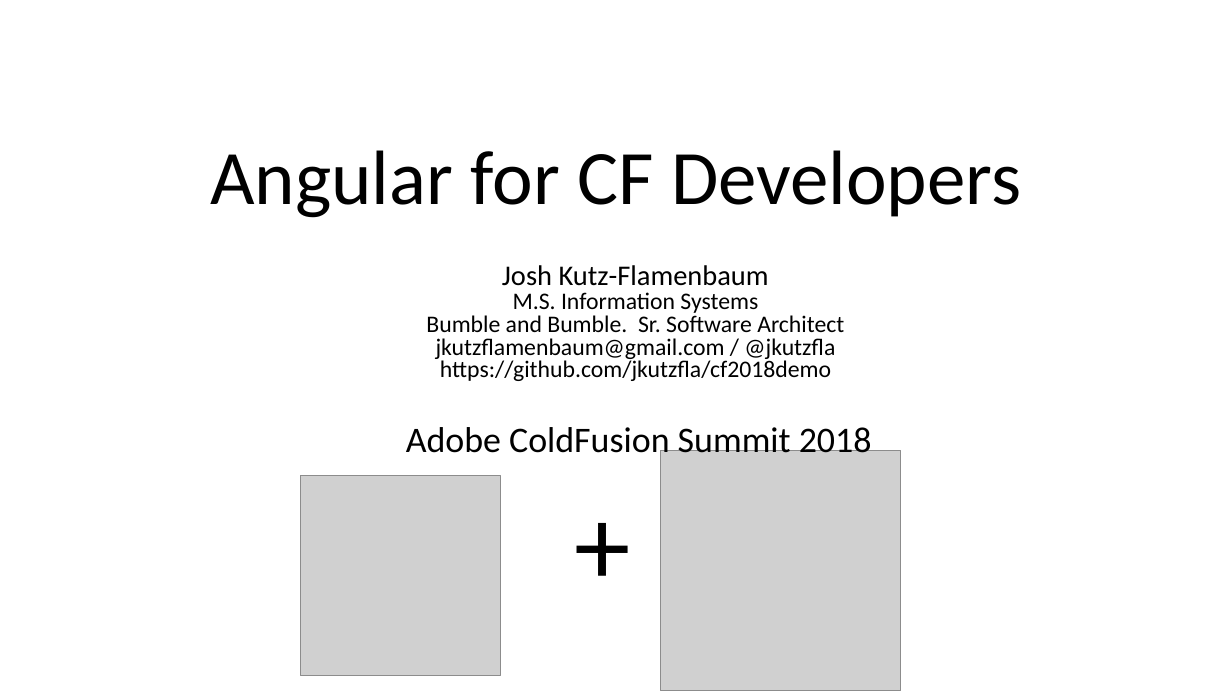
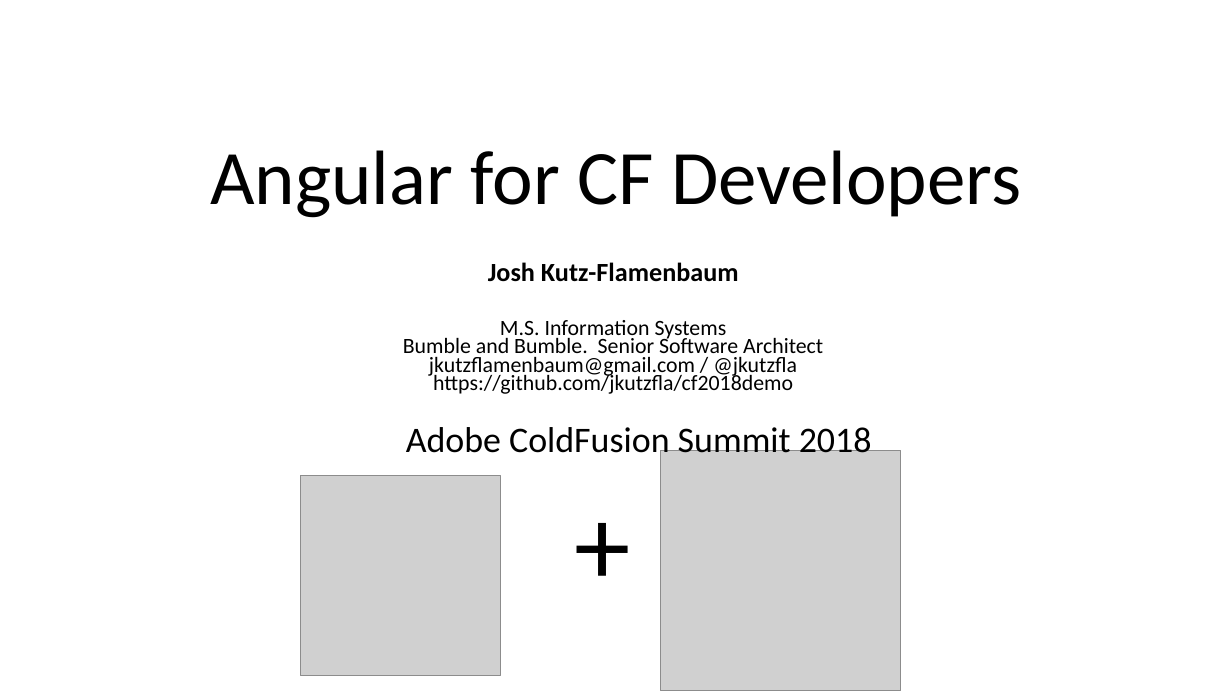
Before and after one commit to jkutzfla/cf2018demo, a slide deck: slide 1 of www/docs/Angular4CFDevs_jkutzfla_2018.pptx. Drawn at 1232x693 pixels with LibreOffice and Linux fonts; fonts in the diff are those of the drawing; grey boxes stand for pictures. Boxes give left, top, right and bottom in pixels: in the first picture for what was removed or moved away, otherwise in the second. Text is boxed around its words. In the diff, an @@ line names an element or a change of style, - is before the commit and + after.

```diff
--- a/www/docs/Angular4CFDevs_jkutzfla_2018.pptx
+++ b/www/docs/Angular4CFDevs_jkutzfla_2018.pptx
@@ subtitle at (x1=403, y1=262, x2=823, y2=394): text changed; size 18.5 to 17 pt @@
-Josh Kutz-Flamenbaum
-M.S. Information Systems
-Bumble and Bumble. Sr. Software Architect
-jkutzflamenbaum@gmail.com / @jkutzfla
-https://github.com/jkutzfla/cf2018demo
+Josh Kutz-Flamenbaum
+M.S. Information Systems
+Bumble and Bumble. Senior Software Architect
+jkutzflamenbaum@gmail.com / @jkutzfla
+https://github.com/jkutzfla/cf2018demo
```
Also in this commit, not shown: 32 other slides changed, 5 slides added, 2 slides removed.
